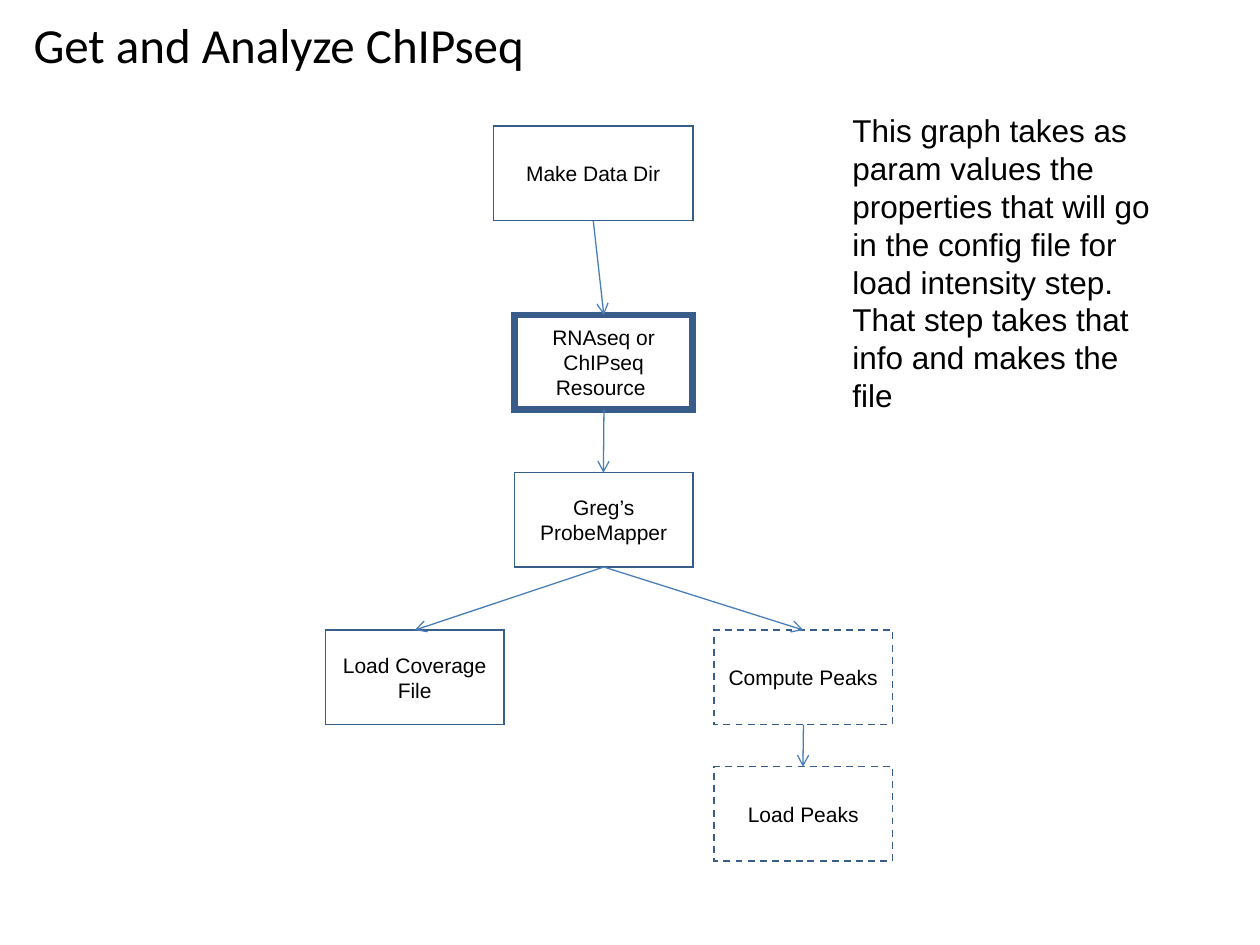
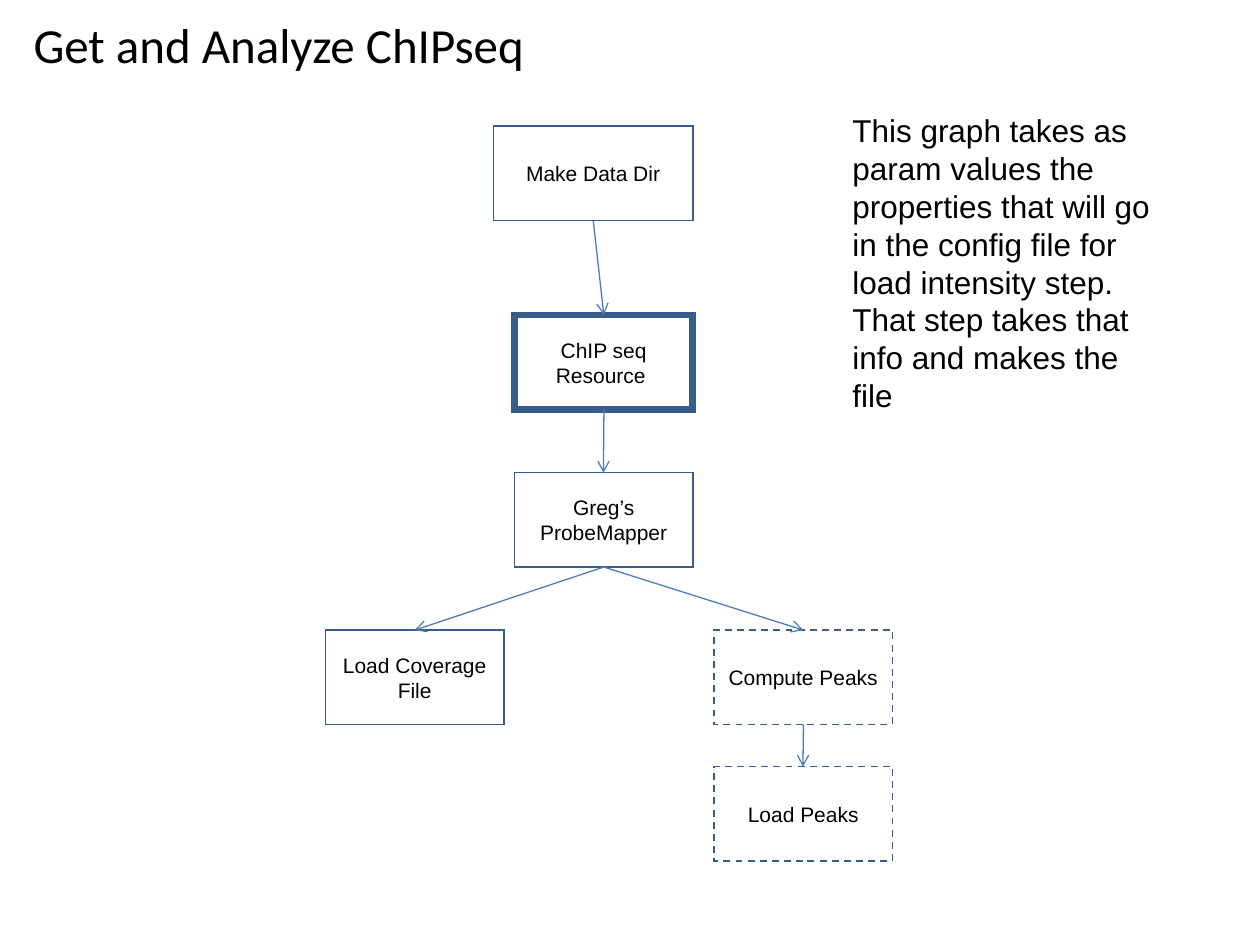
Before and after one commit to VEuPathDB/ApiCommonWorkflow, a slide deck: slide 46 of Main/doc/IntegratedWorkflow.ppt. Drawn at 1260x945 pixels with LibreOffice and Linux fonts; fonts in the diff are those of the drawing. Boxes give left, top, right and bottom in pixels: in the first picture for what was removed or moved away, otherwise in the second. Text is boxed around its words. In the diff, an @@ line names an element or a change of style, - is before the commit and + after.

```diff
--- a/Main/doc/IntegratedWorkflow.ppt
+++ b/Main/doc/IntegratedWorkflow.ppt
@@ text in rectangle at bbox=[561, 342, 647, 362]: text changed @@
-RNAseq or ChIPseq
+ChIP seq
```
Also in this commit, not shown: 3 other slides changed.
